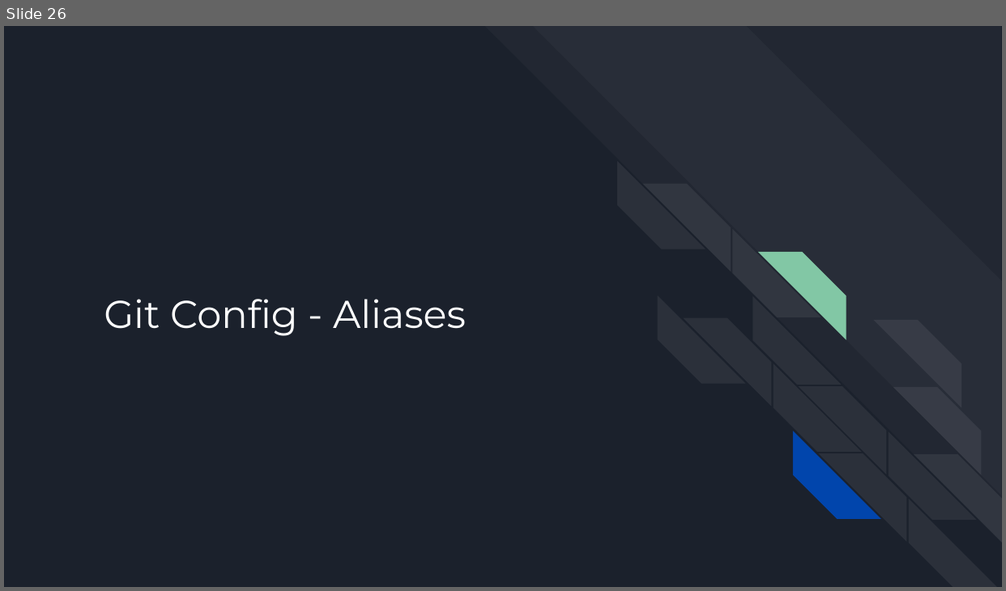
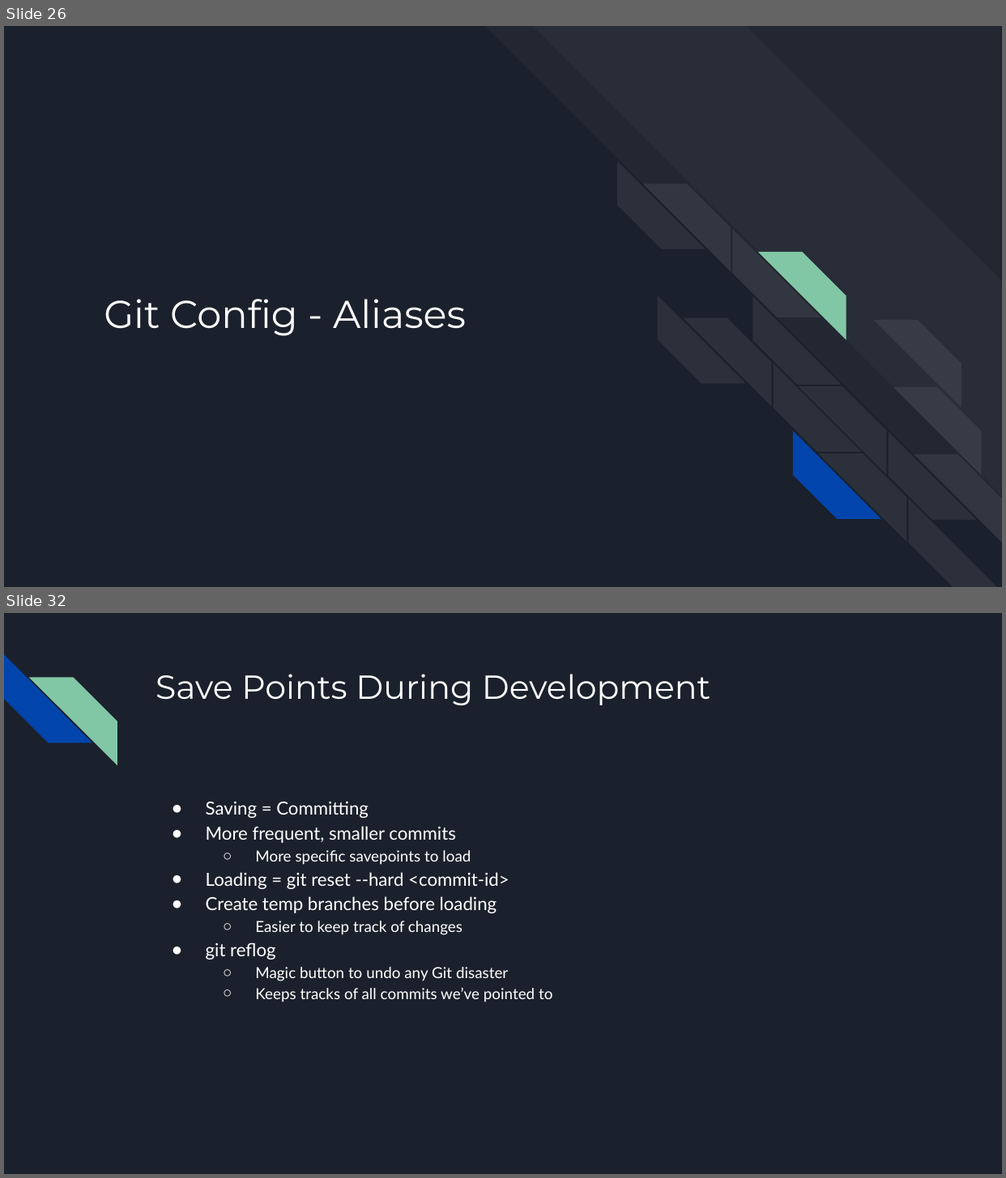
Before and after one commit to batibot323/git-workshop, a slide deck: Git Workshop.pptx. Shown one above the other, each under a label of ours: slide 26 before the commit, slides 26 and 32 after it; the slides between them are not shown. The pictures are 1006x591 and 1006x1178 pixels, drawn with LibreOffice and Linux fonts; fonts in the diff are those of the drawing. Boxes give left, top, right and bottom in pixels: in the first picture for what was removed or moved away, otherwise in the second. Text is boxed around its words. In the diff, an @@ line names an element or a change of style, - is before the commit and + after.

```diff
--- a/Git Workshop.pptx
+++ b/Git Workshop.pptx
@@ slide 32 added at (4,613,1002,1174), background #1B212C @@
@@ diag stripe added at (4,655,91,743), fill #0145AC @@
@@ diag stripe added at (29,677,117,764), fill #82C7A5 @@
@@ title added at (155,674,710,705), 24 pt, text #FFFFFF @@
+Save Points During Development
@@ text added at (206,801,552,1003), 11 pt, text #FFFFFF @@
+● Saving = Committing
+● More frequent, smaller commits
+  ○ More specific savepoints to load
+● Loading = git reset --hard <commit-id>
+● Create temp branches before loading
+  ○ Easier to keep track of changes
+● git reflog
+  ○ Magic button to undo any Git disaster
+  ○ Keeps tracks of all commits we’ve pointed to
```
Also in this commit, not shown: 16 other slides added, 2 slides removed.
